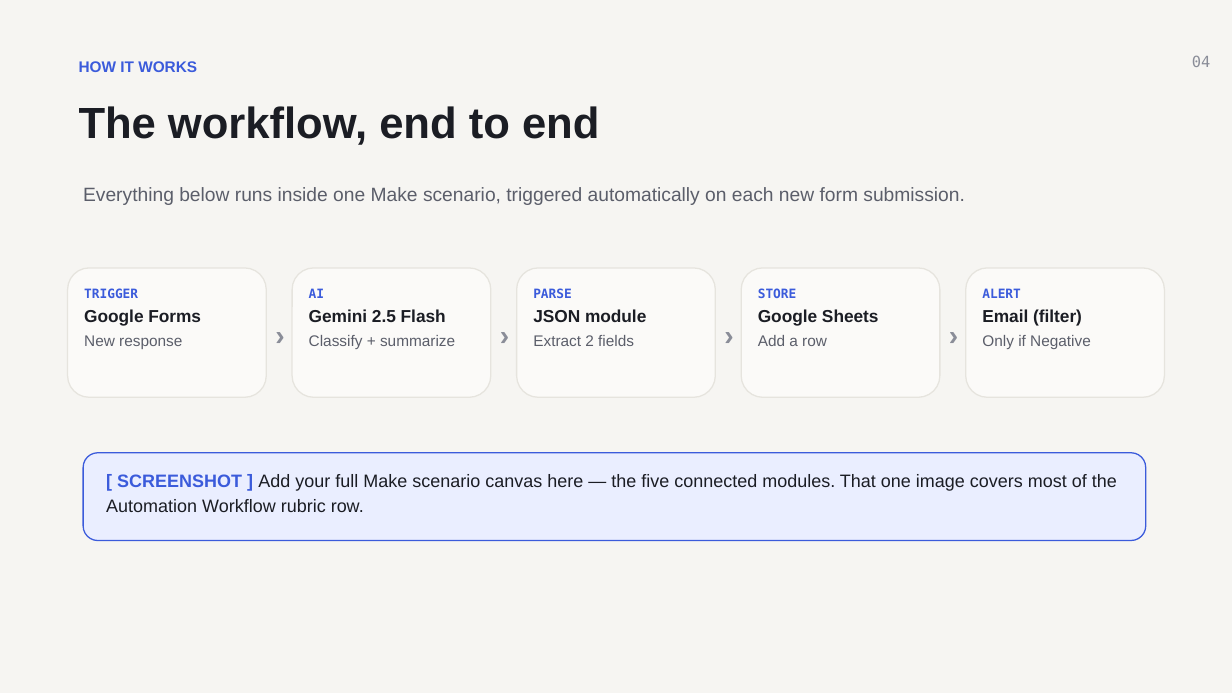
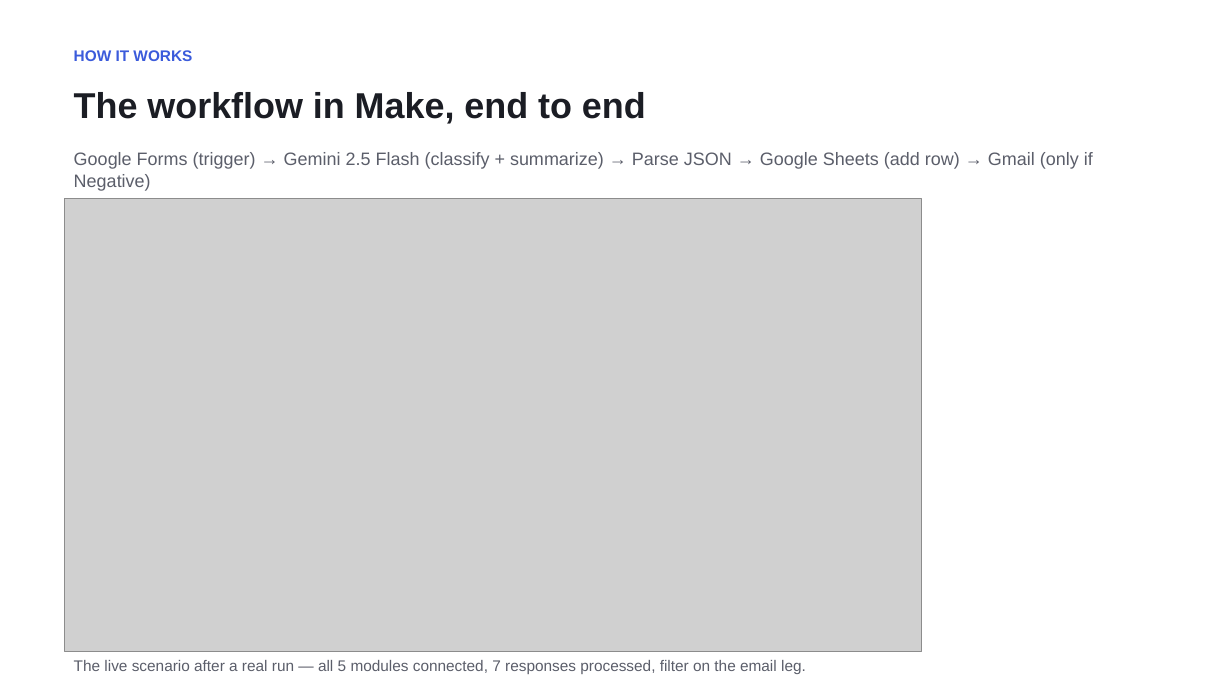
Before and after one commit to JasonTeixeira/tripleten-ai-automation-portfolio, a slide deck: slide 4 of projects/automated-feedback-analysis/Automated-Feedback-Analysis-Jason-Teixeira.pptx. Drawn at 1232x693 pixels with LibreOffice and Linux fonts; fonts in the diff are those of the drawing; grey boxes stand for pictures. Boxes give left, top, right and bottom in pixels: in the first picture for what was removed or moved away, otherwise in the second. Text is boxed around its words. In the diff, an @@ line names an element or a change of style, - is before the commit and + after.

Commit message:
feat: complete feedback-analysis project — live Make scenario, real run artifacts, submission links
- Built and verified the 5-module Make scenario (Forms -> Gemini 2.5 Flash ->
  Parse JSON -> Sheets -> Gmail with Negative-only filter); scheduling ON
- 7 real form responses processed: 3 Positive / 2 Neutral / 2 Negative,
  2 alert emails delivered
- Prompt hardened after a borderline case flip-flopped across runs
  (explicit classification rules; temp 0.2)
- Real screenshots (workflow, sheet, alert email) + exported blueprint.json
- Rebuilt the deck with embedded screenshots and live links; published as
  Google Slides; Sheet + blueprint shared view-only
- README/PRESENTATION prose pass + submission links filled in

```diff
--- a/projects/automated-feedback-analysis/Automated-Feedback-Analysis-Jason-Teixeira.pptx
+++ b/projects/automated-feedback-analysis/Automated-Feedback-Analysis-Jason-Teixeira.pptx
@@ rectangle removed at bbox=[0, 0, 1232, 693] @@
@@ text "HOW IT WORKS": place and size @@
-text "HOW IT WORKS" at bbox=[79, 61, 197, 72]
+text "HOW IT WORKS" at bbox=[74, 50, 192, 61]
@@ text "HOW IT WORKS" at bbox=[74, 50, 192, 61]: line spacing 1.08 to 1 @@
@@ text removed at bbox=[1192, 55, 1210, 67] @@
-04
@@ text at bbox=[74, 92, 646, 124]: text changed; size 34 to 28 pt @@
-The workflow, end to end
+The workflow in Make, end to end
@@ text added at bbox=[74, 152, 1093, 191], 14 pt, text #5B5E6A @@
+Google Forms (trigger) → Gemini 2.5 Flash (classify + summarize) → Parse JSON → Google Sheets (add row) → Gmail (only if Negative)
@@ picture added at bbox=[65, 199, 921, 652] @@
@@ rounded rectangle removed at bbox=[67, 268, 266, 397] @@
@@ rounded rectangle removed at bbox=[292, 268, 491, 397] @@
@@ rounded rectangle removed at bbox=[517, 268, 715, 397] @@
@@ rounded rectangle removed at bbox=[741, 268, 940, 397] @@
@@ rounded rectangle removed at bbox=[966, 268, 1165, 397] @@
@@ text removed at bbox=[84, 288, 201, 349] @@
-TRIGGER
-Google Forms
-New response
@@ text removed at bbox=[309, 288, 455, 349] @@
-AI
-Gemini 2.5 Flash
-Classify + summarize
@@ text removed at bbox=[533, 288, 646, 346] @@
-PARSE
-JSON module
-Extract 2 fields
@@ text removed at bbox=[758, 288, 879, 346] @@
-STORE
-Google Sheets
-Add a row
@@ text removed at bbox=[982, 288, 1091, 349] @@
-ALERT
-Email (filter)
-Only if Negative
@@ text removed at bbox=[268, 314, 292, 351] @@
-›
@@ text removed at bbox=[493, 314, 517, 351] @@
-›
@@ text removed at bbox=[717, 314, 741, 351] @@
-›
@@ text removed at bbox=[942, 314, 966, 351] @@
-›
@@ rounded rectangle removed at bbox=[83, 453, 1146, 541] @@
@@ text removed at bbox=[106, 474, 1117, 512] @@
-[ SCREENSHOT ] Add your full Make scenario canvas here — the five connected modules. That one image covers most of the Automation Workflow rubric row.
@@ text at bbox=[74, 660, 806, 674]: text changed; size 15 to 12 pt @@
-Everything below runs inside one Make scenario, triggered automatically on each new form submission.
+The live scenario after a real run — all 5 modules connected, 7 responses processed, filter on the email leg.
```
Also in this commit, not shown: 7 other slides changed, 2 slides added, 2 slides removed, 10 other files.
